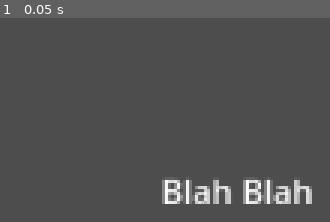
Above: before the commit, frame 1.
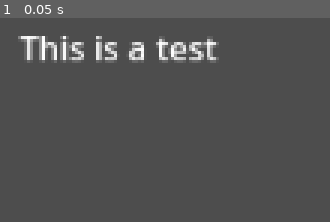
Above: after the commit, the same moment.

Repository: AndreiBondad/brass-game-project
Game: Godot game, scene res://scenes/main_game_scene.tscn
Same seed, same stepped clock (60 frames per second), same inputs: the game is played once before the commit and once after it. The project has no main scene, so this scene is started directly.
Inputs:
- Up to frame 1 (0.05 s): no input

The runs differ from the first frame. In frame 1, 7.0% of the frame differs, in the area x 5-95%, y 8-92%.

Commit message:
Update main_game_scene.tscn

Diff:
--- a/scenes/main_game_scene.tscn
+++ b/scenes/main_game_scene.tscn
@@ -10,8 +10,8 @@
 
 [node name="RichTextLabel" type="RichTextLabel" parent="."]
 layout_mode = 0
-offset_left = 249.0
-offset_top = 125.0
-offset_right = 766.0
-offset_bottom = 418.0
-text = "Blah Blah"
+offset_left = 181.0
+offset_top = 56.0
+offset_right = 698.0
+offset_bottom = 349.0
+text = "This is a test"
